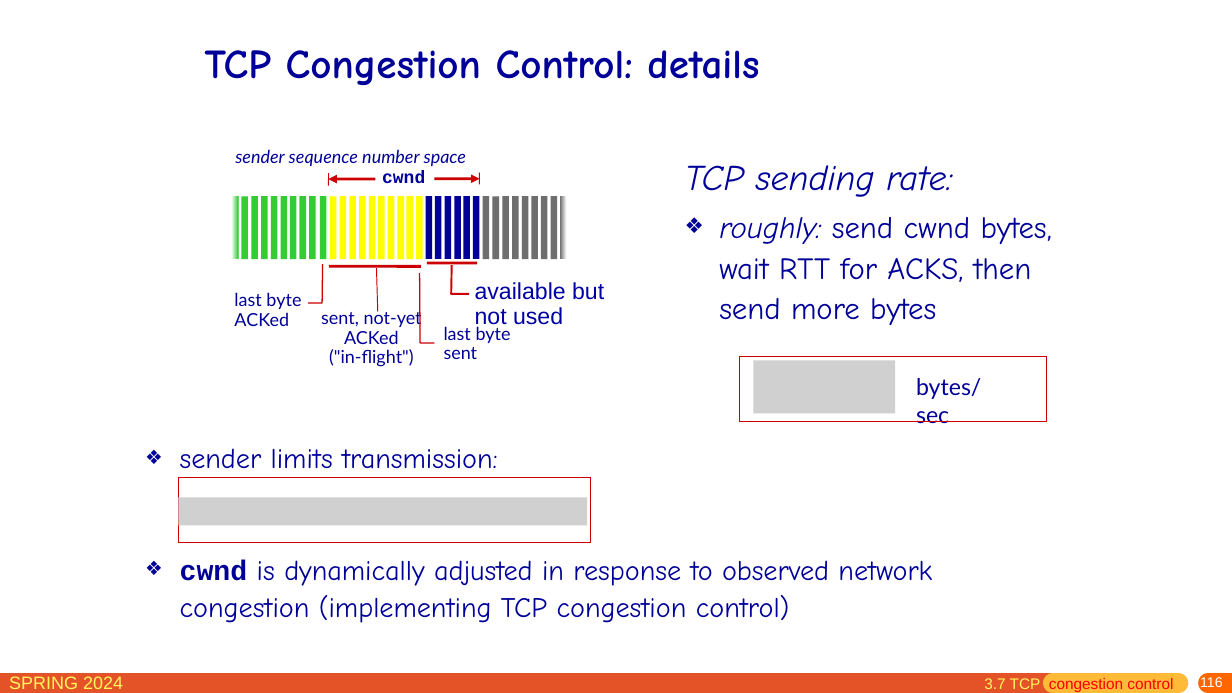
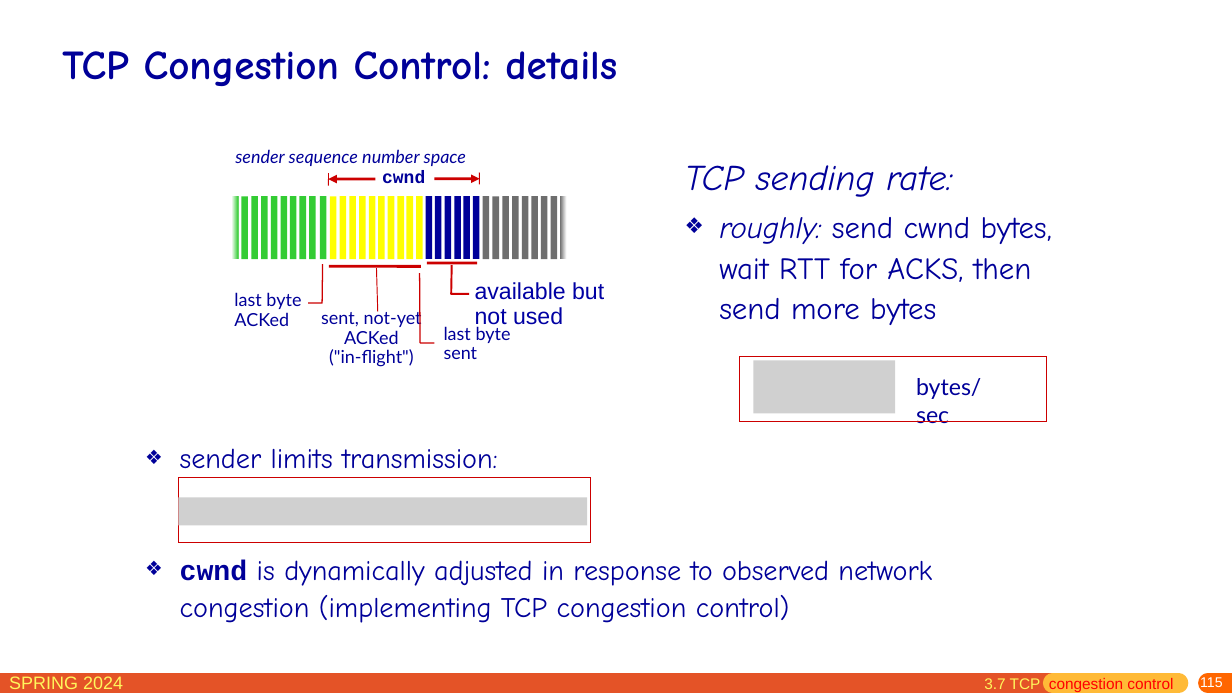
Before and after one commit to network-whu/slides, a slide deck: slide 115 of pptx/chapter3.pptx (slide 116 before the commit). Drawn at 1232x693 pixels with LibreOffice and Linux fonts; fonts in the diff are those of the drawing; grey boxes stand for pictures. Boxes give left, top, right and bottom in pixels: in the first picture for what was removed or moved away, otherwise in the second. Text is boxed around its words. In the diff, an @@ line names an element or a change of style, - is before the commit and + after.

```diff
--- a/pptx/chapter3.pptx
+++ b/pptx/chapter3.pptx
@@ title "TCP Congestion Control: details": place and size @@
-title "TCP Congestion Control: details" at box(205, 50, 759, 85)
+title "TCP Congestion Control: details" at box(62, 51, 617, 86)
@@ page number at box(1200, 676, 1223, 691): text changed @@
-116
+115
```
Also in this commit, not shown: 21 other slides changed, 3 slides removed.
